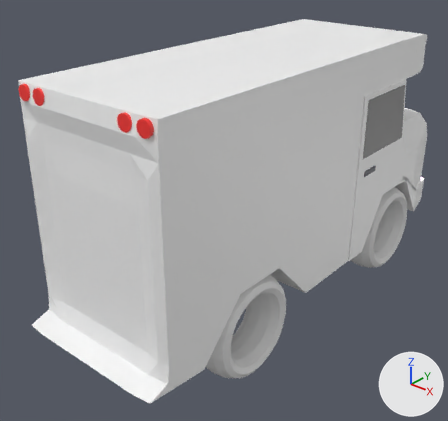
The Blender file Assets/truck.blend as it was, and as the next commit left it.
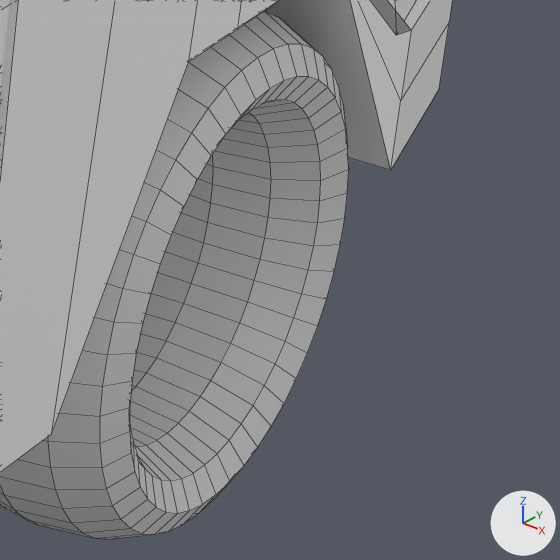
The first picture shows the older version from a camera (50 mm lens) standing at (5.96, -6.55, 3.8) and looking at (-0.48, 1.02, -1.0). The close-ups show both versions on the part from 79% to 98% of the width and 44% to 64% of the height of that picture; other places that the commit changed are outside them. The lights are fixed; the arrows at lower right show +X, +Y and +Z. The close-ups show mesh edges as thin lines.

In view in the first close-up: 'Doors', 'RLeft wheel.002', 'front truck'.
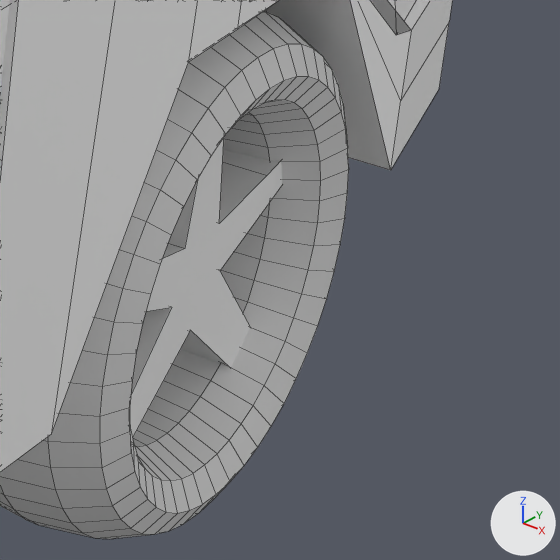
Patch to the scene script:
```diff
--- a/Assets/truck.blend.py
+++ b/Assets/truck.blend.py
@@ me_cylinder_007 @@
+me_cylinder_007.from_pydata(...)  # 64 vertices, 34 faces; spans x -0.83..1.0, y -0.98..0.96, z -1.0..1.0
@@ ob_fright_rim @@
+ob_fright_rim = bpy.data.objects.new('FRight rim', me_cylinder_007)
+ob_fright_rim.location = (0.977, 4.042, -1.989)
+ob_fright_rim.rotation_euler = (0.0, -1.571, 0.0)  # degrees (0, -90, 0)
+ob_fright_rim.scale = (0.6, 0.6, 0.262)
+_m = ob_fright_rim.modifiers.new('Smooth', 'SMOOTH')
+_m.use_x = False
+_m.use_y = False
```

What differs and where, as boxes [x1, y1, x2, y2] in the close-ups (560 x 560 px):
'FRight rim', added
    after: [130, 138, 282, 438]
